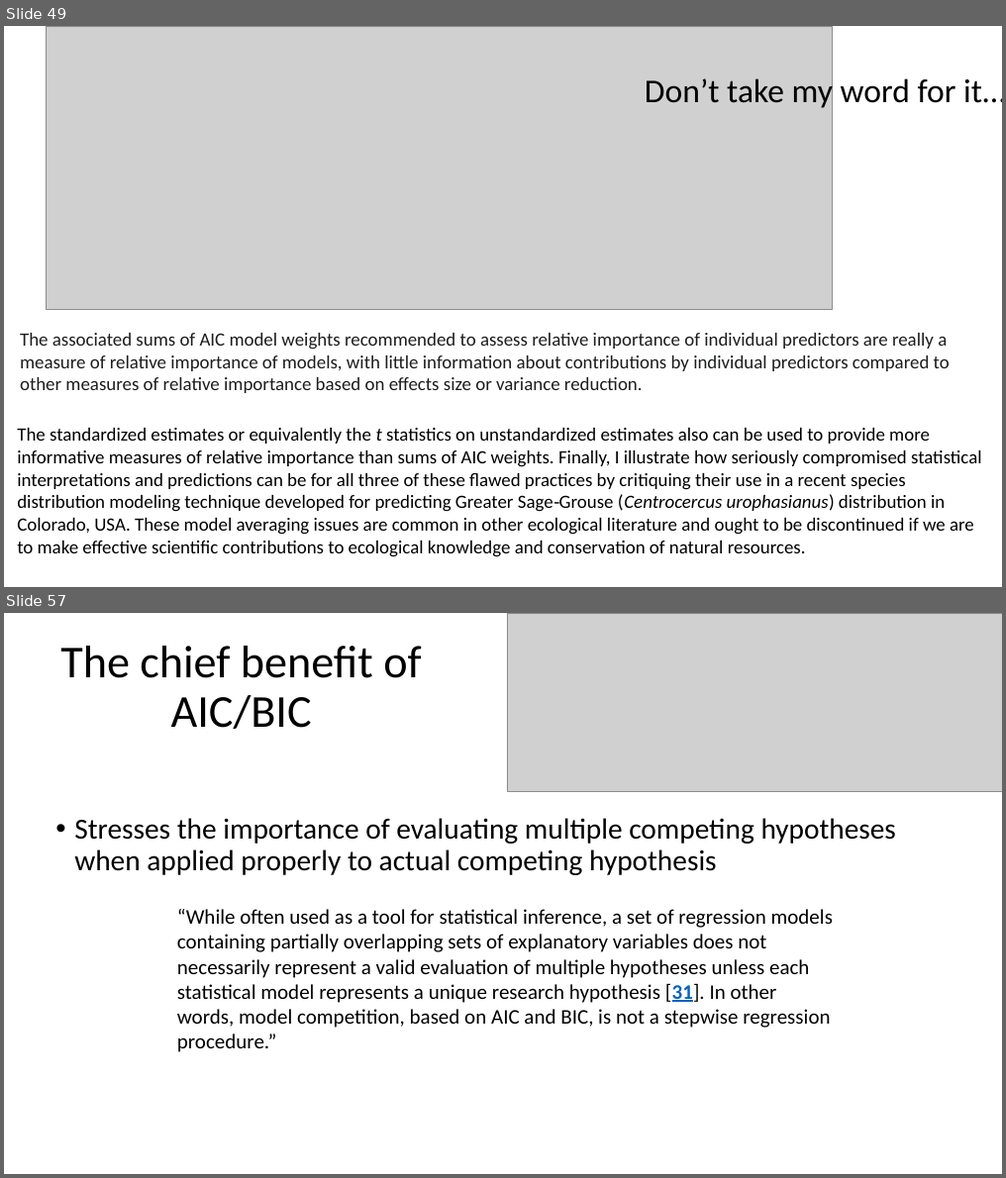
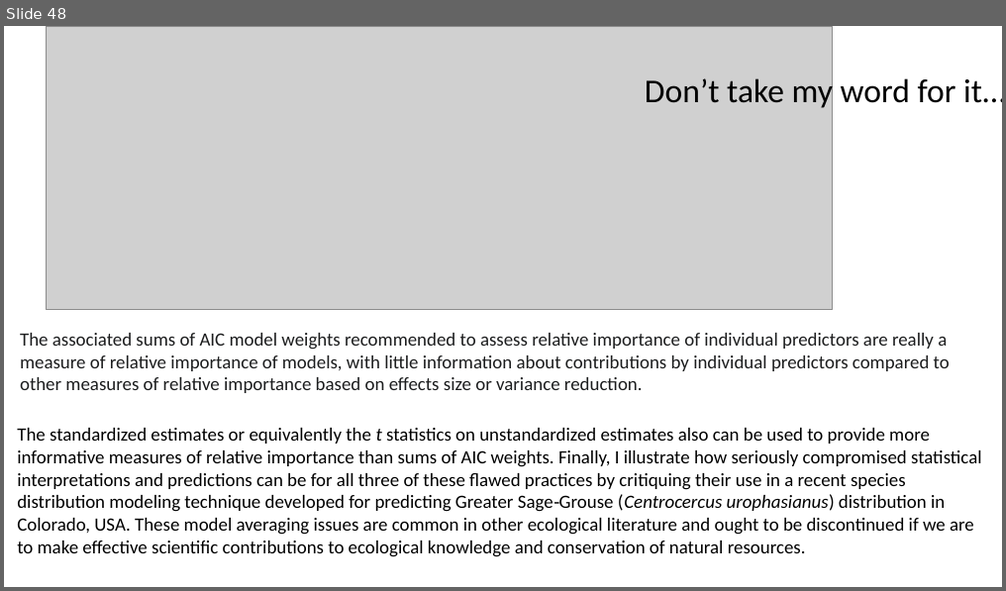
Before and after one commit to taaltree/FW536, a slide deck: Day3_MixedModels_ModelSelection/FW536_Day3_Afternoon_hypothesis test and model selection.pptx. Shown one above the other, each under a label of ours: slides 49 and 57 before the commit, slide 48 after it; the slides between them are not shown. The pictures are 1006x1178 and 1006x591 pixels, drawn with LibreOffice and Linux fonts; fonts in the diff are those of the drawing; grey boxes stand for pictures. Boxes give left, top, right and bottom in pixels: in the first picture for what was removed or moved away, otherwise in the second. Text is boxed around its words. In the diff, an @@ line names an element or a change of style, - is before the commit and + after.

```diff
--- a/Day3_MixedModels_ModelSelection/FW536_Day3_Afternoon_hypothesis test and model selection.pptx
+++ b/Day3_MixedModels_ModelSelection/FW536_Day3_Afternoon_hypothesis test and model selection.pptx
@@ slide 57 removed at <box>4,613,1002,1174</box>, background #FFFFFF @@
@@ picture removed at <box>507,613,1002,791</box> @@
@@ title removed at <box>60,646,421,729</box> @@
-The chief benefit of AIC/BIC
@@ text removed at <box>74,818,896,875</box> @@
-• Stresses the importance of evaluating multiple competing hypotheses when applied properly to actual competing hypothesis
@@ text removed at <box>177,909,833,1053</box> @@
-“While often used as a tool for statistical inference, a set of regression models containing partially overlapping sets of explanatory variables does not necessarily represent a valid evaluation of multiple hypotheses unless each statistical model represents a unique research hypothesis [31]. In other words, model competition, based on AIC and BIC, is not a stepwise regression procedure.”
@@ what was slide 49 is now slide 48 @@
```
Also in this commit, not shown: 8 slides changed, 16 slides added, 24 other slides removed, 8 other files.
